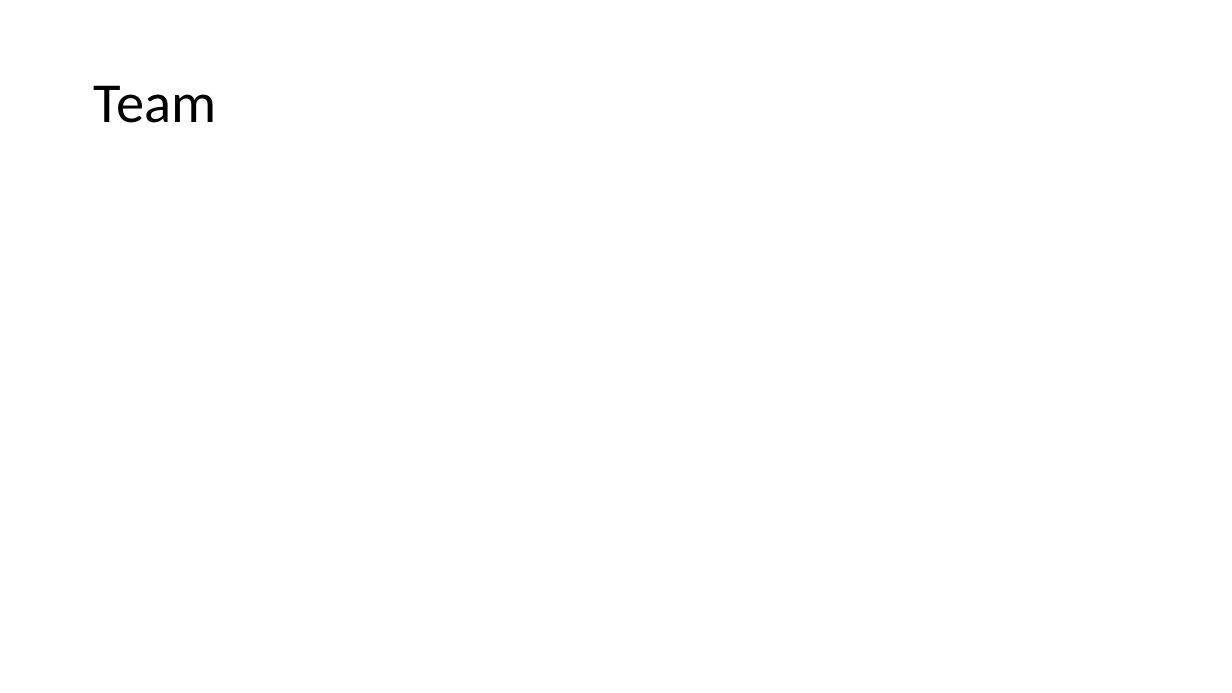
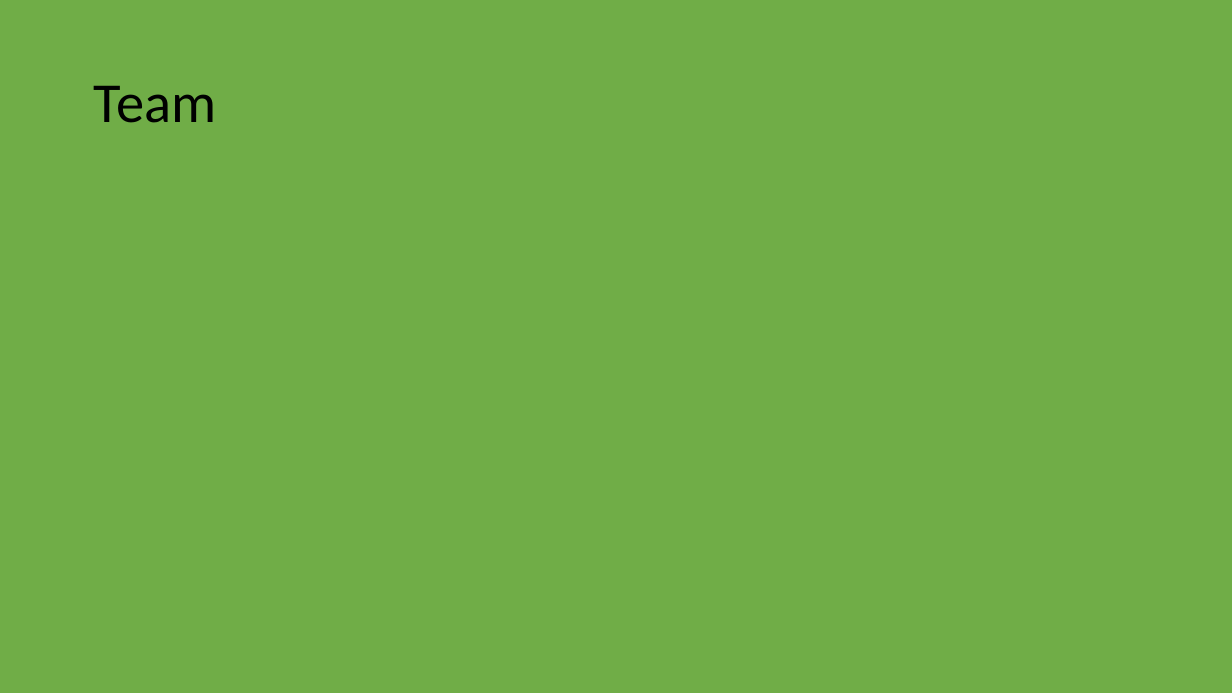
Before and after one commit to Vedang18/ProBOT, a slide deck: slide 8 of probot.pptx (slide 9 before the commit). Drawn at 1232x693 pixels with LibreOffice and Linux fonts; fonts in the diff are those of the drawing. Boxes give left, top, right and bottom in pixels: in the first picture for what was removed or moved away, otherwise in the second. Text is boxed around its words. In the diff, an @@ line names an element or a change of style, - is before the commit and + after.

```diff
--- a/probot.pptx
+++ b/probot.pptx
@@ background #FFFFFF to #70AD47 @@
```
Also in this commit, not shown: 5 other slides changed, 1 slide added, 2 slides removed.
